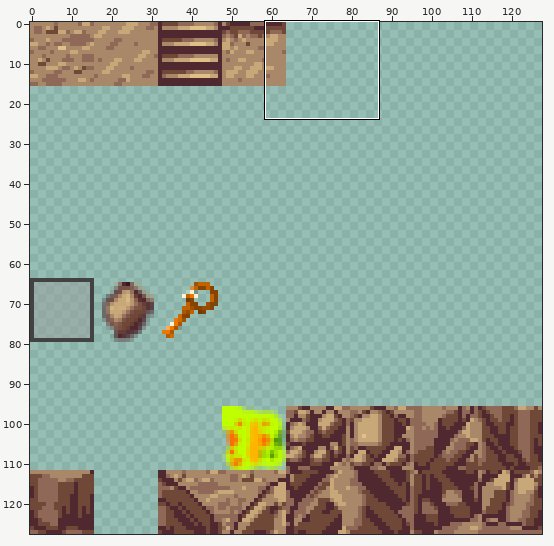
A sprite sheet gets an edit: JavaDesktopspiel_Swing_Version0.0.1/src/image/sprite.png. Above, an overview of the earlier version with the close-up marked.
Close-up. The starting point:
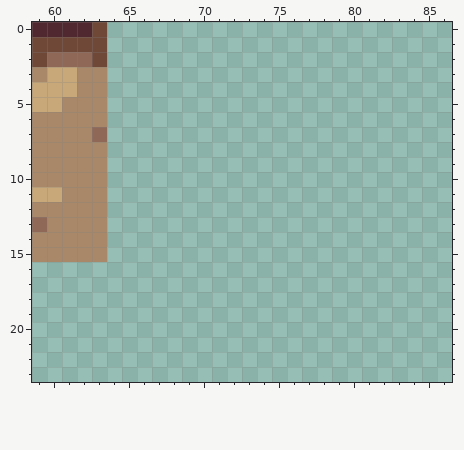
The file is 128x128 pixels. Pixels under 10% opacity are left out. Colours within 5 levels of each other are drawn and written as one. Shown: x 59..86, y 0..23. The commit also changed other parts of the picture, which this record leaves out.
The result:
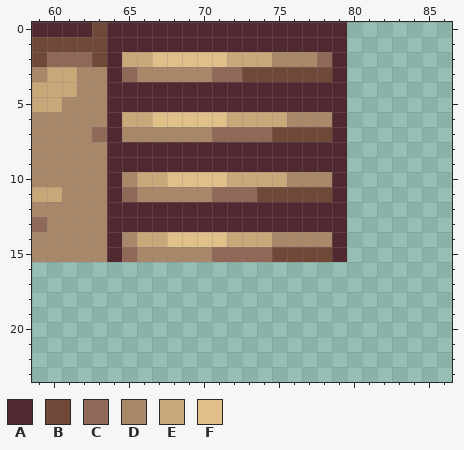
Palette (. is transparent): A #502830  B #704838  C #906858  D #a88868  E #c8a878  F #e0c088
What changed:
@@ x 59..86 @@
- 0 AAAAB.......................
- 1 BBBBB.......................
- 2 BCCCB.......................
- 3 DEEDD.......................
- 4 EEEDD.......................
- 5 EEDDD.......................
- 6 DDDDD.......................
- 7 DDDDC.......................
- 8 DDDDD.......................
- 9 DDDDD.......................
-10 DDDDD.......................
-11 EEDDD.......................
-12 DDDDD.......................
-13 CDDDD.......................
-14 DDDDD.......................
-15 DDDDD.......................
+ 0 AAAABAAAAAAAAAAAAAAAA.......
+ 1 BBBBBAAAAAAAAAAAAAAAA.......
+ 2 BCCCBAEEFFFFFEEEDDDCA.......
+ 3 DEEDDACDDDDDCCBBBBBBA.......
+ 4 EEEDDAAAAAAAAAAAAAAAA.......
+ 5 EEDDDAAAAAAAAAAAAAAAA.......
+ 6 DDDDDAEEFFFFFEEEEDDDA.......
+ 7 DDDDCADDDDDDCCCCBBBBA.......
+ 8 DDDDDAAAAAAAAAAAAAAAA.......
+ 9 DDDDDAAAAAAAAAAAAAAAA.......
+10 DDDDDADEEFFFFEEEEDDDA.......
+11 EEDDDACDDDDDCCCBBBBBA.......
+12 DDDDDAAAAAAAAAAAAAAAA.......
+13 CDDDDAAAAAAAAAAAAAAAA.......
+14 DDDDDADEEFFFFEEEDDDDA.......
+15 DDDDDACDDDDDCCCCBBBBA.......
 16 ............................
